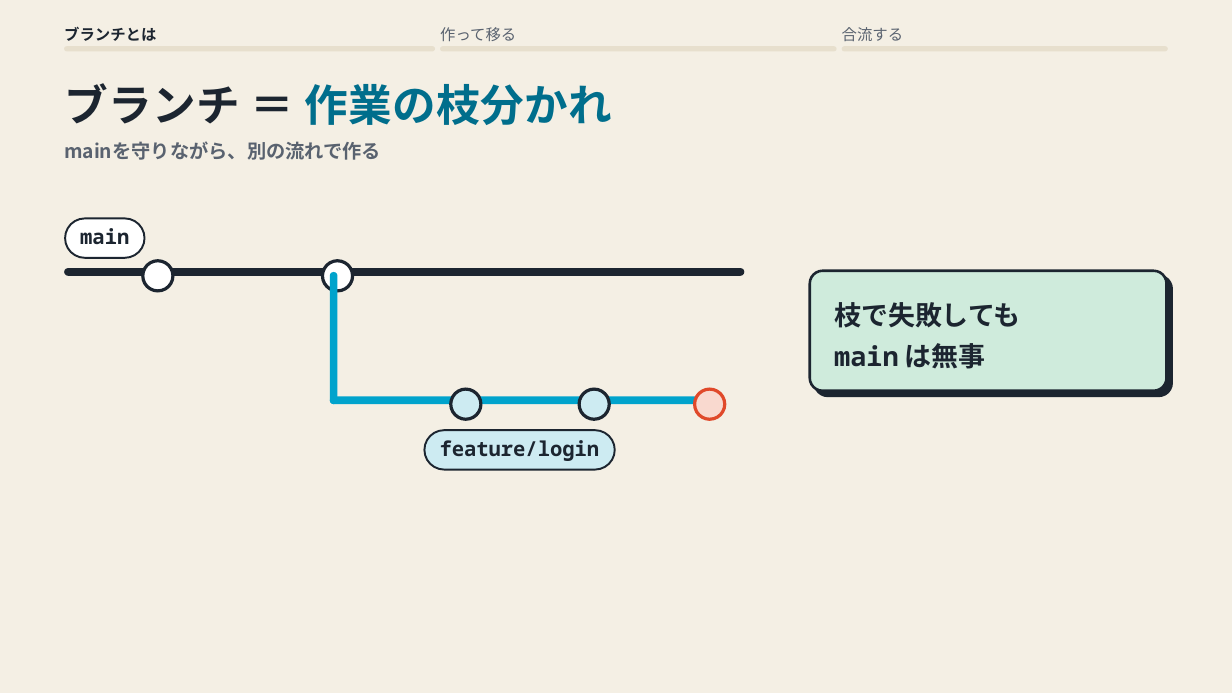
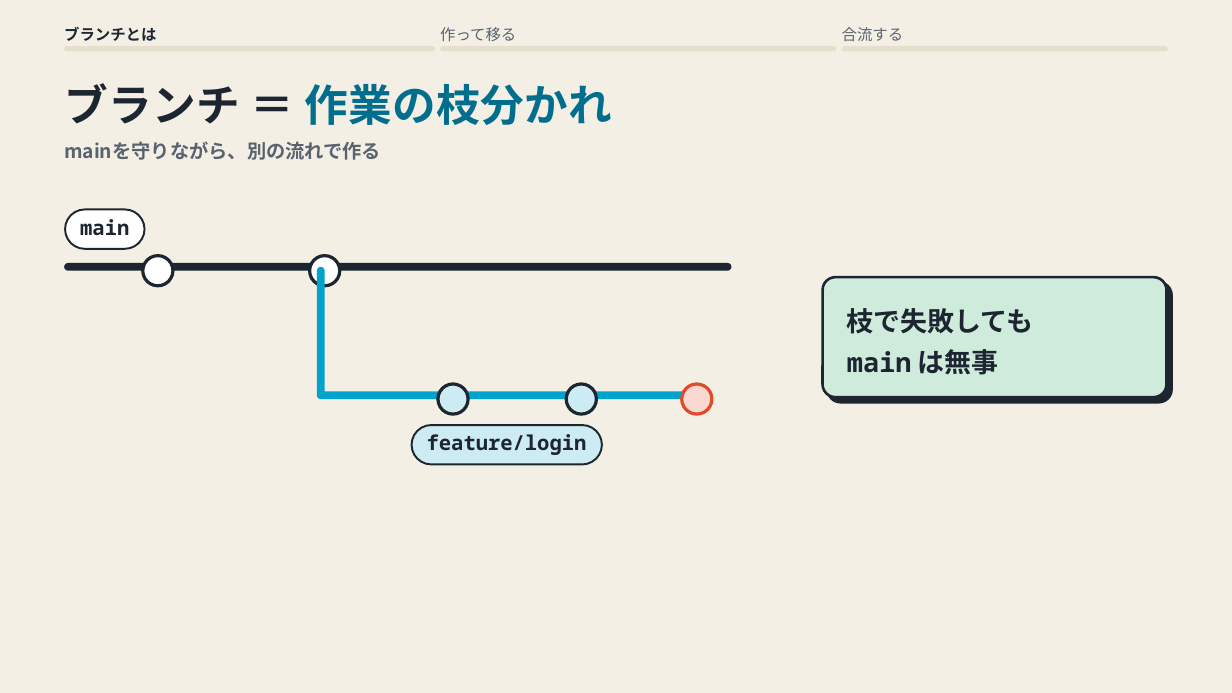
Before and after one commit to yukihito-jokyu/context, a slide deck: slide 1 of docs/artifacts/skills/motion-deck/git-branch.pptx. Drawn at 1232x693 pixels with LibreOffice and Linux fonts; fonts in the diff are those of the drawing. Boxes give left, top, right and bottom in pixels: in the first picture for what was removed or moved away, otherwise in the second. Text is boxed around its words. In the diff, an @@ line names an element or a change of style, - is before the commit and + after.

```diff
--- a/docs/artifacts/skills/motion-deck/git-branch.pptx
+++ b/docs/artifacts/skills/motion-deck/git-branch.pptx
@@ rounded rectangle: place and size @@
-rounded rectangle at (65,218,144,258)
+rounded rectangle at (65,210,144,250)
@@ text "main": place and size @@
-text "main" at (80,228,129,244)
+text "main" at (80,219,129,235)
@@ rounded rectangle: place and size @@
-rounded rectangle at (64,268,744,275)
+rounded rectangle at (64,263,731,271)
@@ rounded rectangle: place and size @@
-rounded rectangle at (143,261,174,291)
+rounded rectangle at (143,256,174,287)
@@ rounded rectangle: place and size @@
-rounded rectangle at (810,271,1166,391)
+rounded rectangle at (823,277,1166,397)
@@ text "枝で失敗しても main は無事": place and size @@
-text "枝で失敗しても main は無事" at (834,302,1020,369)
+text "枝で失敗しても main は無事" at (847,308,1033,375)
@@ rounded rectangle: place and size @@
-rounded rectangle at (579,389,610,420)
+rounded rectangle at (567,384,597,415)
@@ 6 rounded rectangles, 1 text: place and size @@
-6 rounded rectangles, 1 text at (323,261,726,470)
+6 rounded rectangles, 1 text at (310,256,713,465)
```
Also in this commit, not shown: 1 other slide changed, 12 other files.
